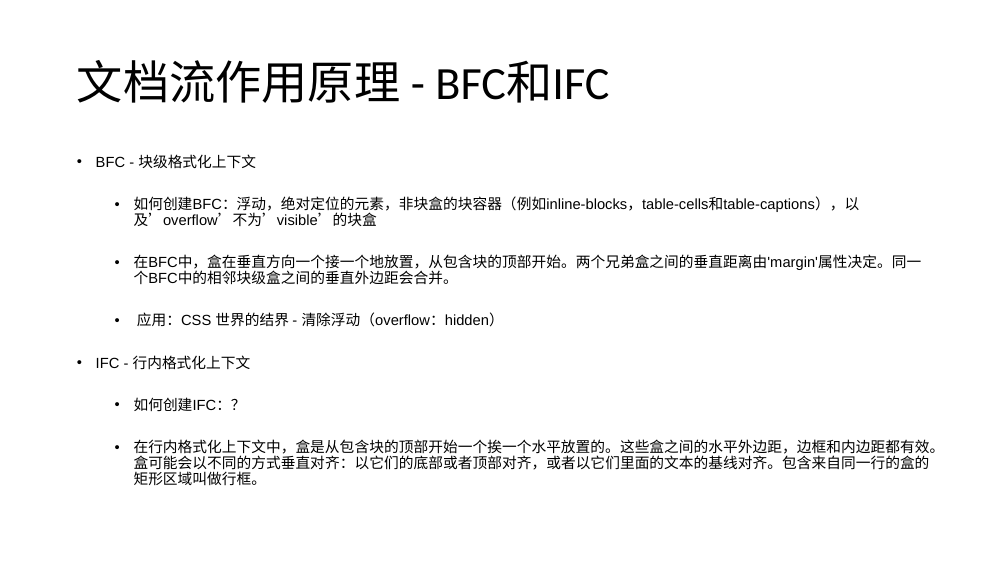
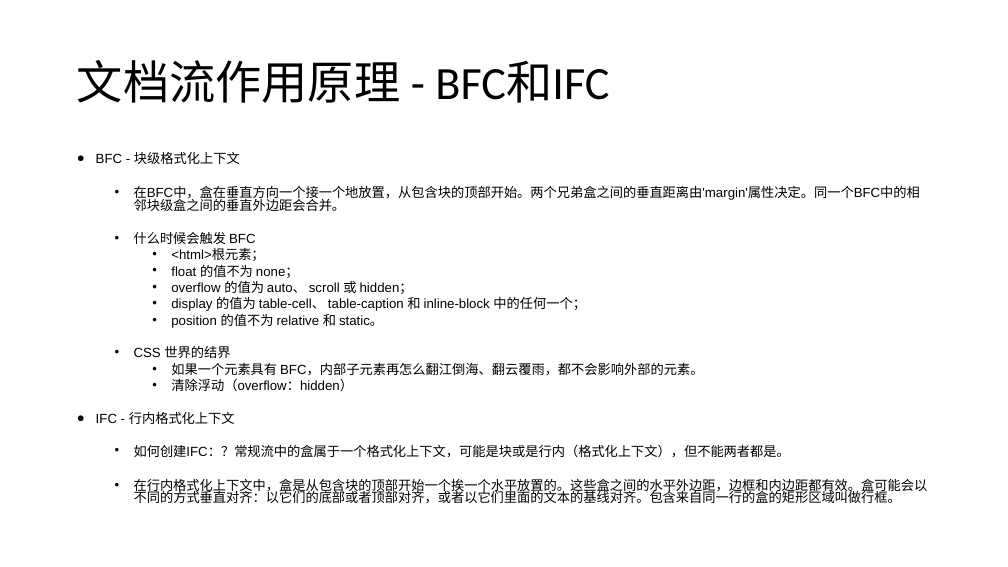
Before and after one commit to FBmm/Frontend-blog, a slide deck: slide 14 of CSS/css分享/css分享 - 常见CSS布局最佳实践.pptx (slide 9 before the commit). Drawn at 1008x567 pixels with LibreOffice and Linux fonts; fonts in the diff are those of the drawing. Boxes give left, top, right and bottom in pixels: in the first picture for what was removed or moved away, otherwise in the second. Text is boxed around its words. In the diff, an @@ line names an element or a change of style, - is before the commit and + after.

```diff
--- a/CSS/css分享/css分享 - 常见CSS布局最佳实践.pptx
+++ b/CSS/css分享/css分享 - 常见CSS布局最佳实践.pptx
@@ text at <box>96,152,928,503</box>: size 14 to 12.6 pt in "BFC - 块级格式化上下文", "在BFC中，盒在垂直方向一个接一个地放置，从包含块的顶部开始。两个兄弟盒之间的垂直距离由'margin'属性决定。同一个 ...", "IFC - 行内格式化上下文", "在行内格式化上下文中，盒是从包含块的顶部开始一个挨一个水平放置的。这些盒之间的水平外边距，边框和内边距都有效。盒可能会以 ..."; bullet • to ●; line spacing 0.9 to 0.7; line spacing 0.9 to 0.8 @@
@@ text at <box>134,196,860,226</box>: paragraph removed @@
-  • 如何创建BFC：浮动，绝对定位的元素，非块盒的块容器（例如inline-blocks，table-cells和table-captions），以及’overflow’不为’visible’的块盒
@@ text at <box>134,232,703,391</box>: text changed; size 14 to 12.6 pt @@
-  • 应用：CSS 世界的结界 - 清除浮动（overflow：hidden）
+  • 什么时候会触发 BFC
+    • <html>根元素；
+    • float 的值不为 none；
+    • overflow 的值为 auto、 scroll 或 hidden；
+    • display 的值为 table-cell、 table-caption 和 inline-block 中的任何一个；
+    • position 的值不为 relative 和 static。
+  • CSS 世界的结界
+    • 如果一个元素具有 BFC，内部子元素再怎么翻江倒海、翻云覆雨，都不会影响外部的元素。
+    • 清除浮动（overflow：hidden）
@@ text at <box>134,445,790,457</box>: text changed; size 14 to 12.6 pt @@
-  • 如何创建IFC：？
+  • 如何创建IFC：？常规流中的盒属于一个格式化上下文，可能是块或是行内（格式化上下文），但不能两者都是。
```
Also in this commit, not shown: 11 other slides changed, 8 slides added, 16 other files.
